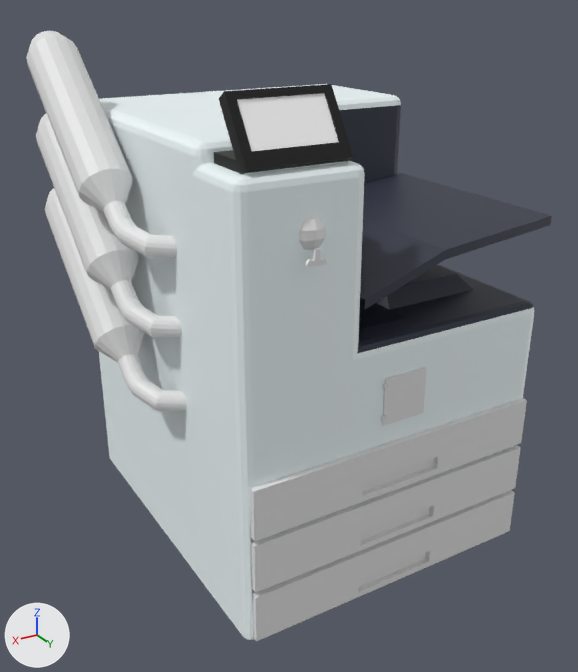
One commit to the FBX model GDT_Q3-4/Assets/PersonalModels/office_printer.fbx: the scene before it, then after it.
Camera for both pictures: a 50 mm lens placed at (2.029, -0.328, 2.031), pointed at (1.254, -1.62, 1.385). The lights are fixed; the arrows at lower left show +X, +Y and +Z. The older version comes first. Where no turn or scale is listed for an object, it has been applied to the vertices. Vertices at exactly the same position are counted once.

In view in the first picture: 'ExhaustPipe-1', 'ExhaustPipe-2', 'ExhaustPipe-3', 'Gasoline-Door', 'PaperTray', 'PipeTray-1', 'PipeTray-2', 'PipeTray-3', 'Printer-Body', 'Printer-Screen' and 2 more.
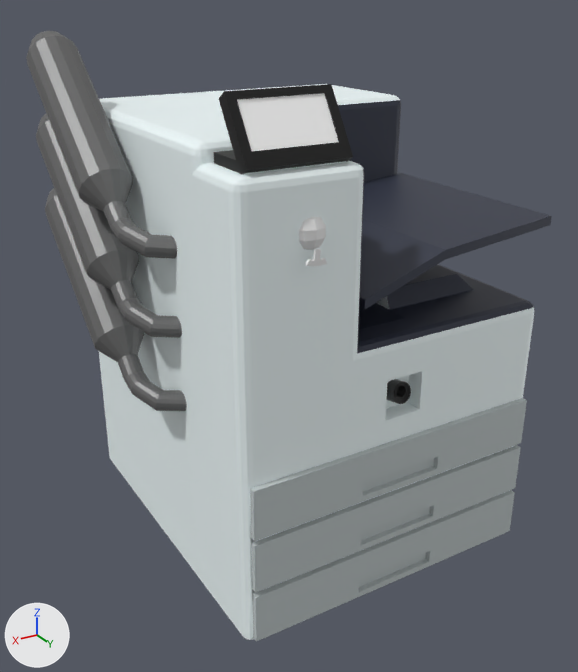
Diff of the bpy script that builds the scene:
```diff
--- a/GDT_Q3-4/Assets/PersonalModels/office_printer.fbx.py
+++ b/GDT_Q3-4/Assets/PersonalModels/office_printer.fbx.py
@@ mat_material @@
 mat_material = principled_material('Material')
-mat_material.base_color = (0.9, 0.987, 1.0)  # white #f3feff
+mat_material.base_color = (0.896, 0.991, 1.0)  # white #f3feff
@@ mat_material_007 @@
+mat_material_007 = principled_material('Material.007')
+mat_material_007.base_color = (0.519, 0.573, 0.578)  # light grey #bfc7c8
@@ me_cube_004 @@
 me_cube_004.from_pydata(...)  # 36 vertices, 30 faces; spans x -0.308..0.308, y -0.3..0.301, z -0.049..0.049
+# me_cube_004 part 3: all 19 faces centred in x -0.197..0.198, y 0.287..0.301, z -0.043..0.049 switch from no material to mat_material_007 (light grey #bfc7c8)
+# me_cube_004 part 4: all 2 faces centred in x 0.302..0.308, y 0.0..0.101, z -0.008..0.049 switch from no material to mat_material_007 (light grey #bfc7c8)
+me_cube_004.materials.append(mat_material_011)  # dark grey #4d5051
@@ me_cylinder_005 @@
 me_cylinder_005.from_pydata(...)  # 418 vertices, 326 faces; spans x -0.0204..0.0203, y -0.0294..0.0191, z -0.0279..0.0206
+me_cylinder_005.materials.append(mat_material_005)  # dark grey #474747
@@ me_cube @@
 me_cube.from_pydata(...)  # 289 vertices, 269 faces; spans x -0.37..0.274, y -0.197..0.544, z -0.596..0.264
+# me_cube part 5: 9 of the faces centred in x -0.153..0.051, y 0.104..0.537, z 0.068..0.25 switch from mat_material (white #f3feff) to mat_material_001 (dark blue #333848)
 me_cube.materials.append(mat_material_003)
@@ me_cube_003 @@
 me_cube_003.from_pydata(...)  # 36 vertices, 30 faces; spans x -0.308..0.308, y -0.3..0.301, z -0.049..0.049
+# me_cube_003 part 6: all 18 faces centred in x -0.197..0.198, y 0.29..0.301, z -0.043..0.049 switch from no material to mat_material_007 (light grey #bfc7c8)
+# me_cube_003 part 7: all 2 faces centred in x 0.302..0.308, y 0.0..0.101, z -0.008..0.049 switch from no material to mat_material_007 (light grey #bfc7c8)
+me_cube_003.materials.append(mat_material_011)  # dark grey #4d5051
@@ me_cylinder_008 @@
 me_cylinder_008.from_pydata(...)  # 208 vertices, 194 faces; spans x -0.104..0.09, y -0.502..-0.026, z 0.053..0.401
+me_cylinder_008.materials.append(mat_material_009)  # grey #717171
@@ me_cylinder_007 @@
 me_cylinder_007.from_pydata(...)  # 208 vertices, 194 faces; spans x -0.104..0.09, y -0.502..-0.026, z 0.053..0.401
+me_cylinder_007.materials.append(mat_material_009)  # grey #717171
@@ me_cube_005 @@
 me_cube_005.from_pydata(...)  # 36 vertices, 30 faces; spans x -0.308..0.308, y -0.422..0.179, z -0.033..0.065
+# me_cube_005 part 1: all 18 faces centred in x -0.197..0.198, y 0.169..0.179, z -0.027..0.065 switch from no material to mat_material_007 (light grey #bfc7c8)
+# me_cube_005 part 2: all 2 faces centred in x 0.302..0.308, y -0.122..-0.021, z 0.008..0.065 switch from no material to mat_material_007 (light grey #bfc7c8)
+me_cube_005.materials.append(mat_material_011)  # dark grey #4d5051
@@ me_cylinder_009 @@
 me_cylinder_009.from_pydata(...)  # 208 vertices, 194 faces; spans x -0.104..0.09, y -0.502..-0.026, z 0.053..0.401
+me_cylinder_009.materials.append(mat_material_009)  # grey #717171
@@ ob_gasoline_door @@
-ob_gasoline_door = bpy.data.objects.new('Gasoline-Door', me_cylinder)
```

What differs and where, as boxes [x1, y1, x2, y2] in the pictures (578 x 672 px):
'Printer-Body', recoloured: [99, 97, 523, 640] in both
'ExhaustPipe-1', recoloured (white to grey): [26, 31, 177, 259] in both
'ExhaustPipe-2', recoloured (white to grey): [36, 113, 182, 338] in both
'ExhaustPipe-3', recoloured (white to grey): [45, 188, 187, 411] in both
'Gasoline-Door', deleted: before [381, 367, 427, 426]
'GasolineHole', recoloured: [386, 379, 411, 404] in both
part 1 of me_cube_005, recoloured (white to light grey): [256, 491, 515, 641] in both
part 2 of me_cube_005, recoloured: [252, 592, 258, 641] in both
part 3 of me_cube_004, recoloured (white to light grey): [253, 399, 527, 541] in both
part 4 of me_cube_004, recoloured (white to light grey): [250, 487, 255, 540] in both
part 5 of me_cube, recoloured: [338, 100, 398, 352] in both
part 6 of me_cube_003, recoloured (white to light grey): [255, 447, 521, 593] in both
part 7 of me_cube_003, recoloured: [252, 541, 257, 593] in both
